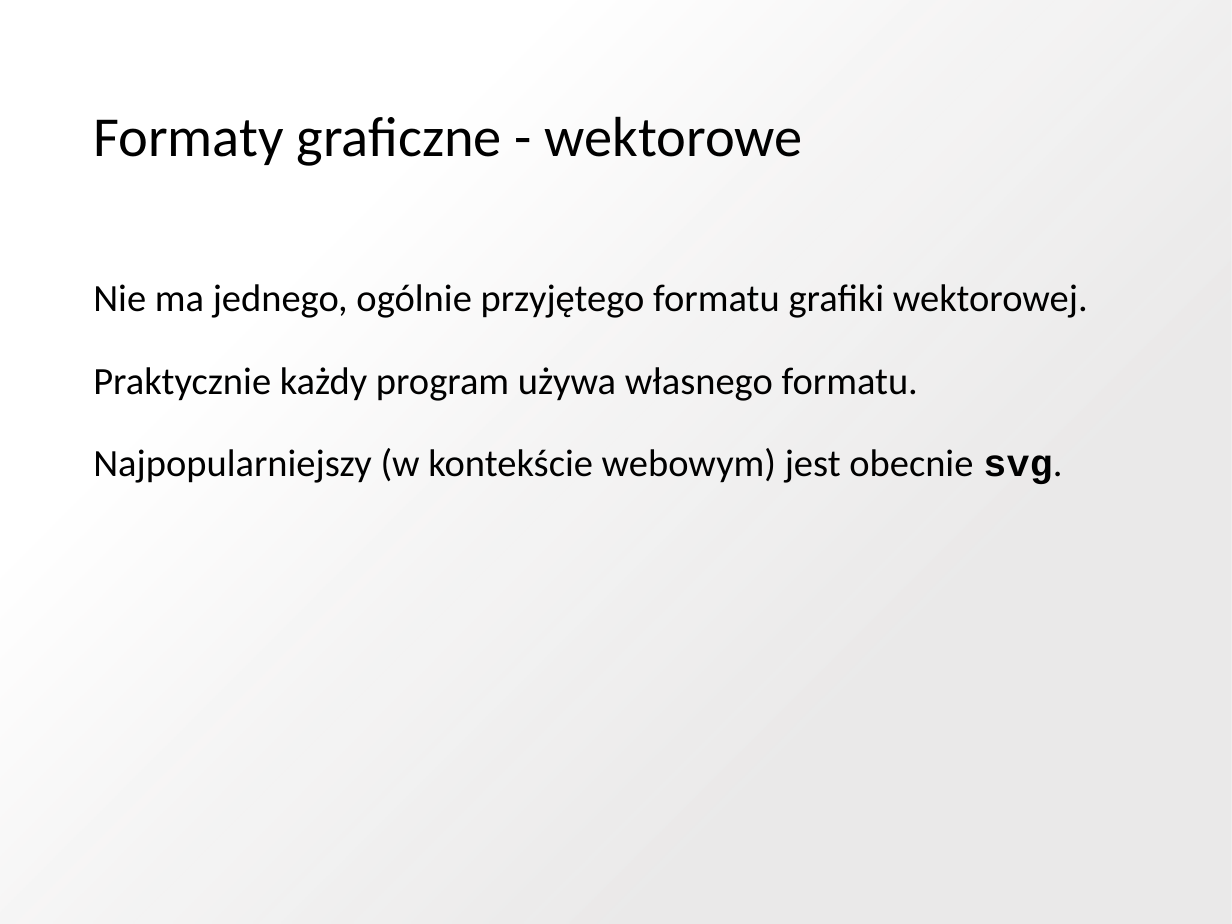
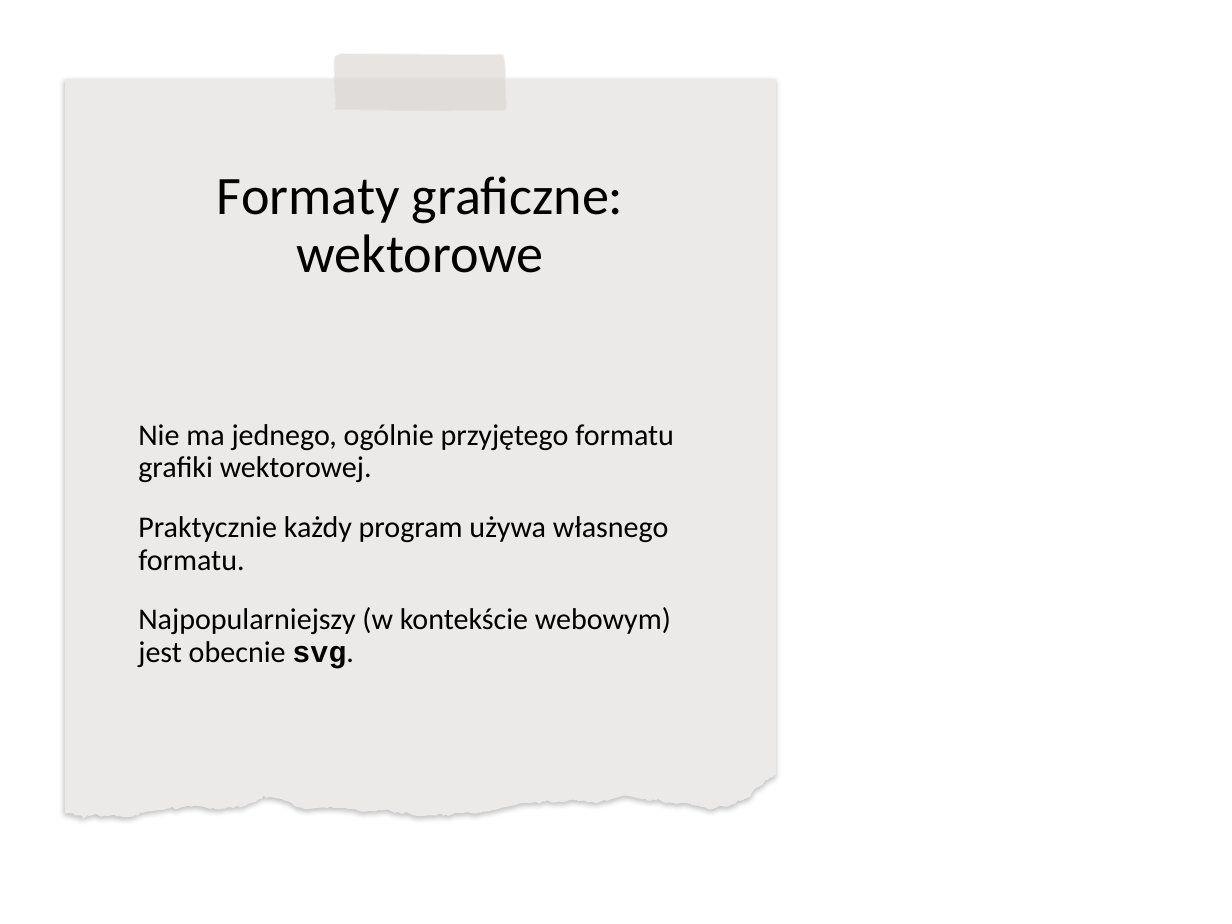
Before and after one commit to blackbat13/cs-lut, a slide deck: slide 6 of Grafika/Grafika rastrowa i wektorowa.pptx. Drawn at 1232x924 pixels with LibreOffice and Linux fonts; fonts in the diff are those of the drawing; background and template pictures are left out. Boxes give left, top, right and bottom in pixels: in the first picture for what was removed or moved away, otherwise in the second. Text is boxed around its words. In the diff, an @@ line names an element or a change of style, - is before the commit and + after.

```diff
--- a/Grafika/Grafika rastrowa i wektorowa.pptx
+++ b/Grafika/Grafika rastrowa i wektorowa.pptx
@@ rectangle removed at box(0, 0, 1232, 924) @@
@@ freeform shape added at box(334, 53, 507, 111), fill #D9D4D0 at 60% opacity @@
@@ freeform shape added at box(65, 79, 776, 819), fill #FFFFFF @@
@@ freeform shape added at box(65, 79, 776, 819), fill #82766A at 15% opacity @@
@@ title at box(217, 176, 624, 273): text changed; size 46.9 to 45 pt @@
-Formaty graficzne - wektorowe
+Formaty graficzne: wektorowe
@@ text "Nie ma jednego, ogólnie przyjętego ...": place and size @@
-text "Nie ma jednego, ogólnie przyjętego ..." at box(93, 284, 1088, 484)
+text "Nie ma jednego, ogólnie przyjętego ..." at box(138, 424, 674, 669)
@@ text "Nie ma jednego, ogólnie przyjętego ..." at box(138, 424, 674, 669): size 32 to 25 pt; line spacing 1.5 to 0.9; more space between paragraphs; vertical alignment top to middle @@
```
Also in this commit, not shown: 4 other slides changed, 4 other files.
